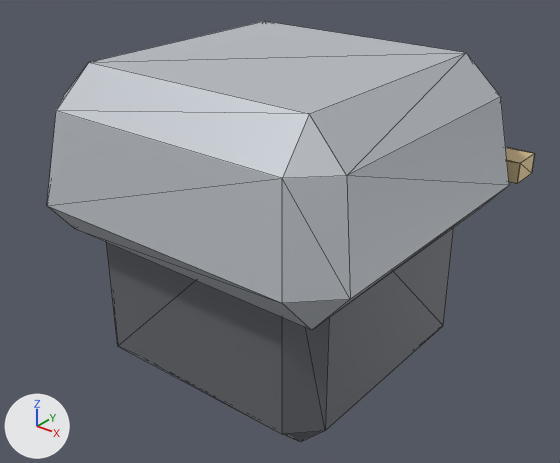
Renders of the glTF model assets/export/models/bastion.shoulder.glb from each side of a commit.
Both versions are drawn from a 50 mm camera at (2.44, -3.07, 1.92) aimed at (-0.03, 0.02, 0.01). Lighting does not change. The marker at lower left points along +X, +Y and +Z. The first picture is the older version. Mesh edges are drawn as thin lines. Vertices at exactly the same position are counted once.

Before the edit, the objects in view are built like this:
```python
me_mesh_0 = bpy.data.meshes.new('Mesh_0')
me_mesh_0.from_pydata(...)  # 72 vertices, 132 faces; spans x -0.98..0.98, y -0.97..1.05, z -0.75..1.0
# faces by material slot: [44, 44, 44]
me_mesh_0.materials.append(mat_armor)  # light grey #c4c8ce
me_mesh_0.materials.append(mat_dark)  # grey #6f7379
me_mesh_0.materials.append(mat_trim)  # beige #ddc595
ob_mesh_0 = bpy.data.objects.new('Mesh_0', me_mesh_0)
ob_mesh_0.location = (0.0, 0.0, 0.0)
```
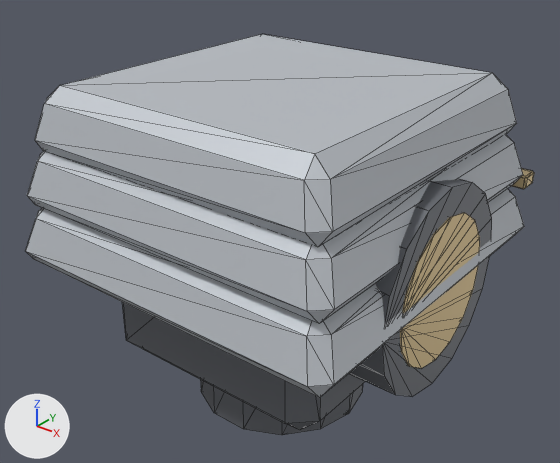
Boxes (x1, y1, x2, y2) around the edits, measured in the pictures (560 x 463 px; the box of a moved part takes in the faces that stretch with it):
'Mesh_0', reshaped
    before: (47, 21, 535, 442)
    after: (26, 34, 534, 435)
part 1 of me_mesh_0, added
    after: (349, 179, 492, 396)
part 2 of me_mesh_0, added
    after: (200, 379, 363, 435)
part 3 of me_mesh_0, added (beige)
    after: (400, 213, 480, 368)
part 4 of me_mesh_0, moved or reshaped
    before: (506, 147, 535, 184)
    after: (512, 168, 534, 189)
part 5 of me_mesh_0, rebuilt
    before: (47, 21, 509, 330)
    after: (27, 134, 523, 324)
part 6 of me_mesh_0, rebuilt
    before: (106, 228, 454, 442)
    after: (122, 302, 365, 430)
part 7 of me_mesh_0, added
    after: (35, 34, 516, 247)
part 8 of me_mesh_0, added
    after: (26, 189, 524, 398)

The change, as a diff of the scene's bpy script:
```diff
--- a/assets/export/models/bastion.shoulder.glb.py
+++ b/assets/export/models/bastion.shoulder.glb.py
@@ me_mesh_0 @@
 # used by ob_mesh_0; location = (0.0, 0.0, 0.0)
-me_mesh_0.from_pydata(...)  # 72 vertices, 132 faces; spans x -0.98..0.98, y -0.97..1.05, z -0.75..1.0
+me_mesh_0.from_pydata(...)  # 244 vertices, 452 faces; spans x -1.02..1.02, y -1.02..1.1, z -1.0..0.89
+# me_mesh_0 part 1: a new loose piece, a 16-sided cylinder along x spanning x -1.0..1.0, y -0.55..0.55, z -0.55..0.55, in mat_dark (grey #6f7379)
+# me_mesh_0 part 2: a new loose piece, a 14-sided cylinder along z spanning x -0.5..0.5, y -0.49..0.49, z -1.0..-0.5, in mat_dark (grey #6f7379)
+# me_mesh_0 part 3: a new loose piece, a 16-sided cylinder along x spanning x 0.955..1.005, y -0.4..0.4, z -0.4..0.4, in mat_trim (beige #ddc595)
+# me_mesh_0 part 4: the loose piece of 24 vertices spanning x -0.98..0.98, y 0.85..1.05, z 0.29..0.41 is scaled about its middle by (0.993, 0.534, 0.556), then moved by (0.0, 0.09, -0.1)
+# me_mesh_0 part 5: the loose piece of 24 vertices spanning x -0.97..0.97, y -0.97..0.97, z 0.1..1.0 is rebuilt with 24 vertices and now spans x -0.98..0.98, y -0.98..0.98, z 0.25..0.59
+# me_mesh_0 part 6: the loose piece of 24 vertices spanning x -0.75..0.75, y -0.75..0.75, z -0.75..0.75 is rebuilt with 24 vertices and now spans x -0.7..0.7, y -0.7..0.7, z -0.7..0.7
+# me_mesh_0 part 7: a new loose piece of 24 vertices spanning x -0.93..0.93, y -0.93..0.93, z 0.55..0.89, in mat_armor (light grey #c4c8ce)
+# me_mesh_0 part 8: a new loose piece of 24 vertices spanning x -1.02..1.02, y -1.02..1.02, z -0.07..0.27, in mat_armor (light grey #c4c8ce)
+# other edits to the shape of me_mesh_0 do not show in these pictures
 me_mesh_0.materials.append(mat_armor)
```
